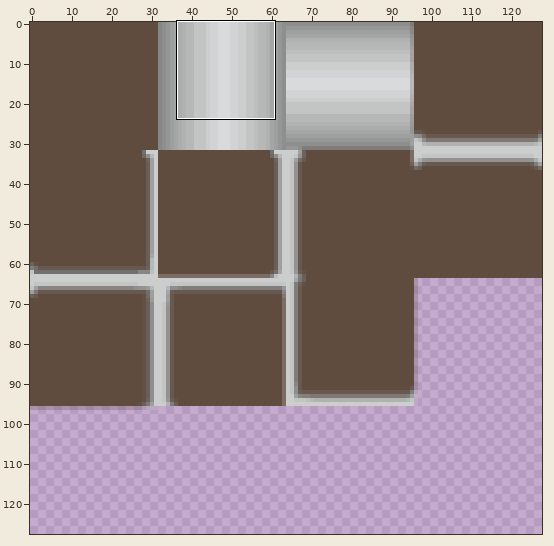
Two states of a sprite sheet, images/map_chips2.png. Above, an overview of the earlier version with the close-up marked.
Close-up. First the earlier version:
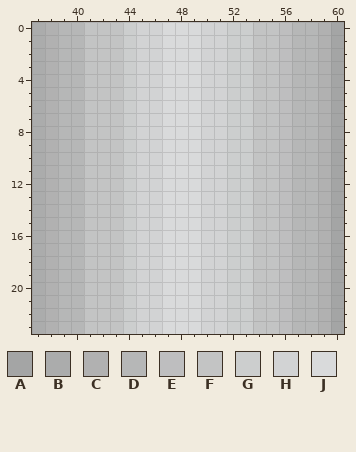
The file is 128x128 pixels. Pixels under 10% opacity are left out. Colours within 5 levels of each other are drawn and written as one. Shown: x 37..60, y 0..23. The commit also changed other parts of the picture, which this record leaves out.
Palette (. is transparent): A #a4a5a5  B #abacac  C #b1b1b1  D #b6b7b7  E #bebebf  F #c3c4c4  G #cccece  H #d2d3d4  J #d9dadb
Pixels before, first column x 37:
 0 BCDDFFFGHHJJJHHGGFFEDDCA
 1 BCDDFFFGHHJJJHHGGFFEDDCA
 2 BCDDFFFGHHJJJHHGGFFEDDCA
 3 BCDDFFFGHHJJJHHGGFFEDDCA
 4 BCDDFFFGHHJJJHHGGFFEDDCA
 5 BCDDFFFGHHJJJHHGGFFEDDCA
 6 BCDDFFFGHHJJJHHGGFFEDDCA
 7 BCDDFFFGHHJJJHHGGFFEDDCA
 8 BCDDFFFGHHJJJHHGGFFEDDCA
 9 BCDDFFFGHHJJJHHGGFFEDDCA
10 BCDDFFFGHHJJJHHGGFFEDDCA
11 BCDDFFFGHHJJJHHGGFFEDDCA
12 BCDDFFFGHHJJJHHGGFFEDDCA
13 BCDDFFFGHHJJJHHGGFFEDDCA
14 BCDDFFFGHHJJJHHGGFFEDDCA
15 BCDDFFFGHHJJJHHGGFFEDDCA
16 BCDDFFFGHHJJJHHGGFFEDDCA
17 BCDDFFFGHHJJJHHGGFFEDDCA
18 BCDDFFFGHHJJJHHGGFFEDDCA
19 BCDDFFFGHHJJJHHGGFFEDDCA
20 BCDDFFFGHHJJJHHGGFFEDDCA
21 BCDDFFFGHHJJJHHGGFFEDDCA
22 BCDDFFFGHHJJJHHGGFFEDDCA
23 BCDDFFFGHHJJJHHGGFFEDDCA
The same view after the edit:
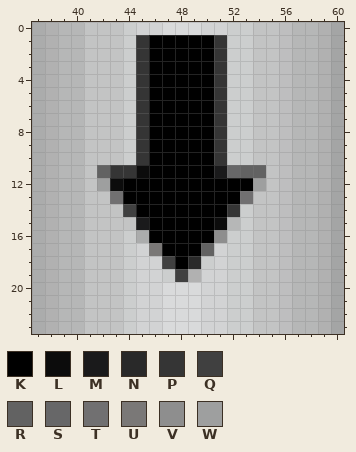
Colours new in this view: K #000000  L #0c0c0c  M #1a1a1b  N #292929  P #353535  Q #404040  R #626262  S #676768  T #717071  U #7a7877  V #8e8e8e  W #9e9f9f
Edits made:
Changed rows in their new state; - is an unchanged pixel.
first column x 42:
 1 ---PKKKKKP---
 2 ---PKKKKKP---
 3 ---PKKKKKP---
 4 ---PKKKKKP---
 5 ---PKKKKKP---
 6 ---PKKKKKP---
 7 ---PKKKKKP---
 8 ---PKKKKKP---
 9 ---PKKKKKP---
10 ---PKKKKKP---
11 RPPLKKKKKMSRR
12 WLKKKKKKKKKKW
13 -TKKKKKKKKKT-
14 --QKKKKKKKP--
15 --FMKKKKKLD--
16 ---BKKKKKV---
17 ----UKKKR----
18 -----QKNG----
19 -----GQC-----
Pixel boxes of the changes (left, top, right, bottom) in both close-ups:
changed: (97, 35, 266, 282)
